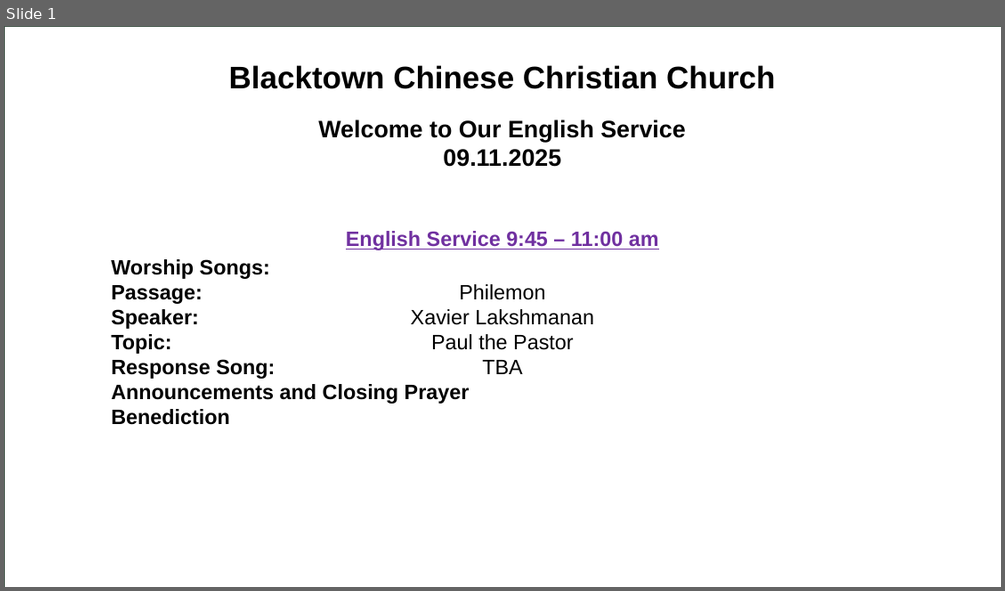
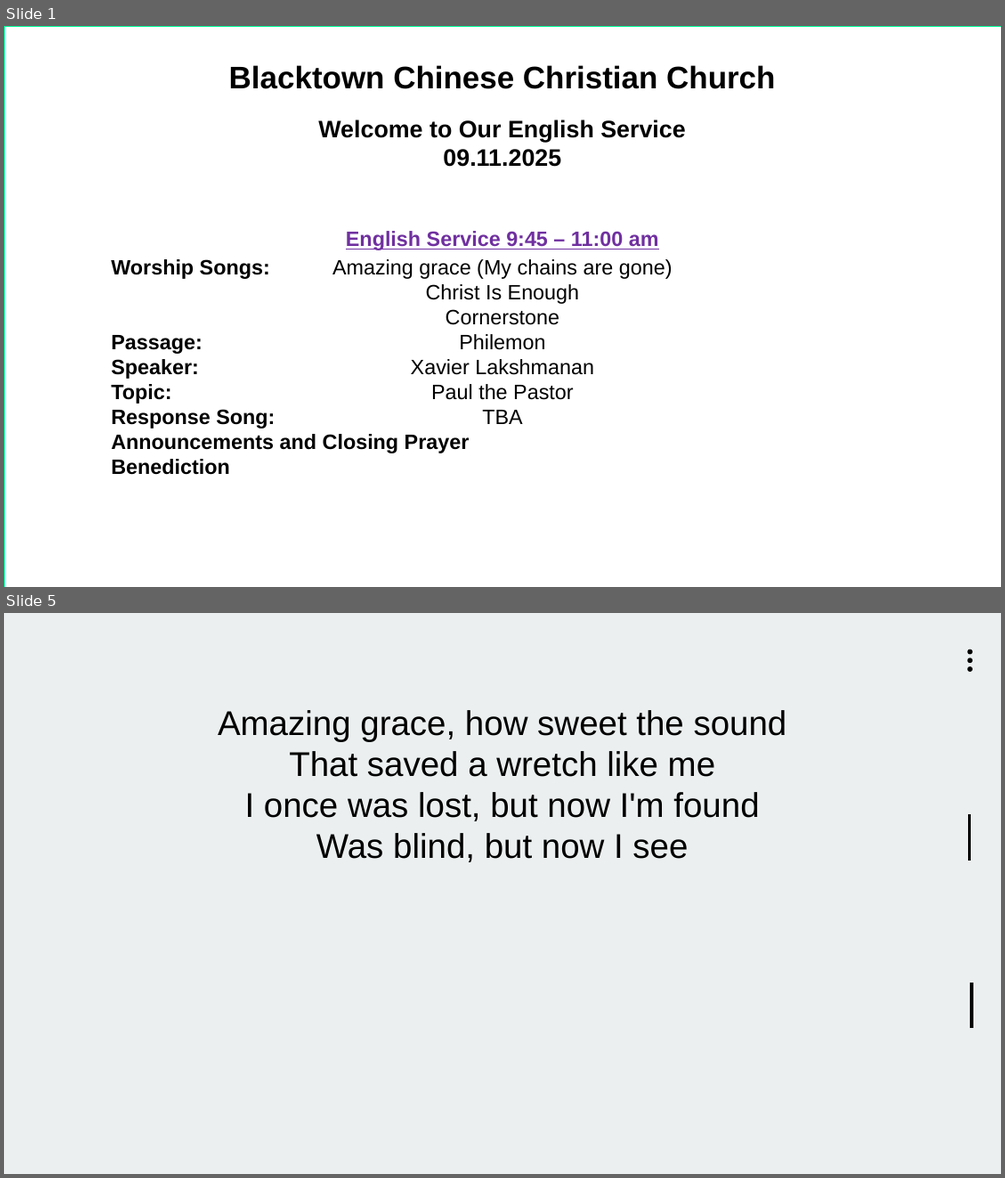
Before and after one commit to pangwuu/smallPowerpointMaker, a slide deck: Complete slides/2025_11_09.pptx. Shown one above the other, each under a label of ours: slide 1 before the commit, slides 1 and 5 after it; the slides between them are not shown. The pictures are 1005x591 and 1005x1178 pixels, drawn with LibreOffice and Linux fonts; fonts in the diff are those of the drawing; background and template pictures are left out. Boxes give left, top, right and bottom in pixels: in the first picture for what was removed or moved away, otherwise in the second. Text is boxed around its words. In the diff, an @@ line names an element or a change of style, - is before the commit and + after.

```diff
--- a/Complete slides/2025_11_09.pptx
+++ b/Complete slides/2025_11_09.pptx
@@ slide 5 added at [4, 613, 1001, 1174], background #EBEFEF @@
@@ ellipse added at [967, 649, 972, 654], fill #000000 @@
@@ ellipse added at [967, 657, 972, 663], fill #000000 @@
@@ ellipse added at [967, 666, 972, 672], fill #000000 @@
@@ text added at [218, 710, 787, 862], 33 pt, text #000000 @@
+Amazing grace, how sweet the sound
+That saved a wretch like me
+I once was lost, but now I'm found
+Was blind, but now I see
@@ line added from (970, 814) to (970, 860), #000000 3.25 pt @@
@@ line added from (971, 982) to (971, 1028), #000000 3.25 pt @@
@@ slide 1 changed as well @@
@@ background #081B19 to #EBEFEF @@
@@ rectangle at [4, 26, 1001, 587]: outline #415347 0.5 pt to #00FC98 0.5 pt @@
@@ text "Worship Songs: Passage: Speaker: Topic: ..." rewrapped from [111, 259, 469, 425] to [111, 259, 469, 475] @@
@@ text at [332, 259, 672, 424]: text changed @@
-Philemon
-Xavier Lakshmanan
-Paul the Pastor
-TBA
+Amazing grace (My chains are gone)
+Christ Is Enough
+Cornerstone
+Philemon
+Xavier Lakshmanan
+Paul the Pastor
+TBA
```
Also in this commit, not shown: 20 other slides changed, 33 other slides added.
